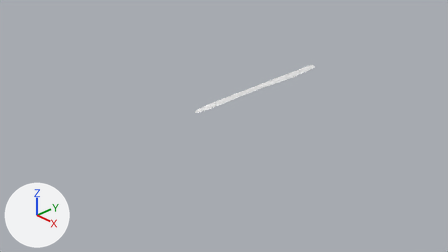
The Blender file DinnerKnife.blend: old version first, new version second.
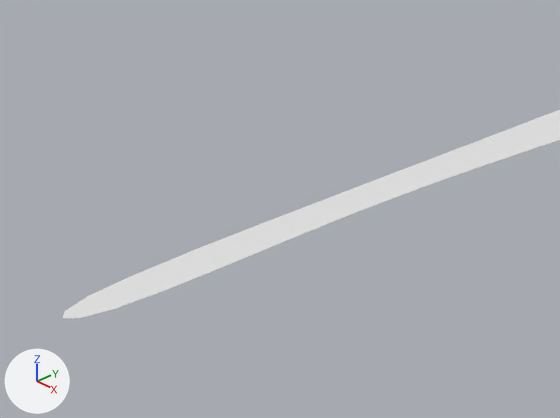
Each version appears first from the file's camera 'Camera', and next in a close-up on the part from 41% to 64% of the width and 22% to 52% of the height. The axes (+X, +Y, +Z) are drawn at lower left. The lights are the same throughout.

The first close-up shows '平面'.
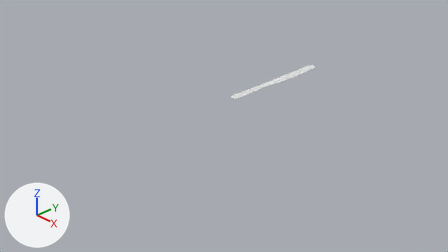
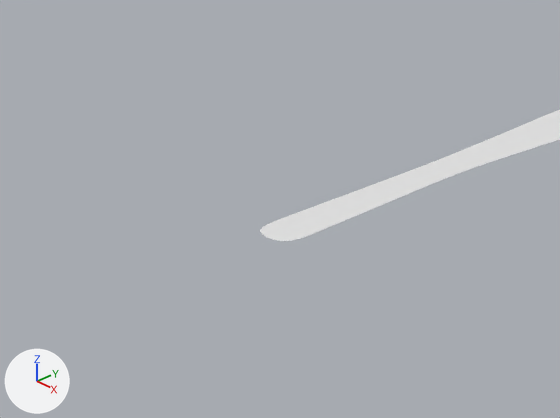
Commit message: ナイフモデリング中

Location of each change, (x1, y1, x2, y2) in pixels of the close-ups (560 x 418 px):
'平面', reshaped: before (62, 110, 560, 319); after (260, 110, 560, 241)
part 1 of me_平面, built on: before (62, 198, 359, 319); after (260, 153, 484, 241)

Patch to the scene script:
```diff
--- a/DinnerKnife.blend.py
+++ b/DinnerKnife.blend.py
@@ me_平面 @@
 me_平面.from_pydata(...)  # 144 vertices, 70 faces, 1 loose edge; spans x -0.8..-0.56, y -0.09..1.72, z 0.0
 # used by ob_平面; location = (0.0, 0.0, 0.0); scale = (1.0, 2.0, 1.0)
 # verts and faces of me_平面; kept vertices keep their numbers, new ones are numbered from 144
 # before: 0 (-0.8, 0.67, 0.0), 1 (-0.8, -0.09, 0.0), 2 (-0.56, -0.09, 0.0), 3 (-0.67, 0.67, 0.0), 142 (-0.8, -0.09, 0.0)
 # before: 143 (-0.56, -0.09, 0.0)
+# me_平面 part 1
+delete_vertices([1, 2, 142, 143])  # with the faces that use them
+verts[0] = (-0.77, 0.95, 0.0)  # moved
+verts[3] = (-0.63, 0.95, 0.0)  # moved
+verts[144] = (-0.62, 0.78, 0.0)
+verts[145] = (-0.61, 0.61, 0.0)
+verts[148] = (-0.78, 0.43, 0.0)
+verts[149] = (-0.59, 0.43, 0.0)
+verts[150] = (-0.77, 0.78, 0.0)
+verts[151] = (-0.78, 0.61, 0.0)
+verts[152] = (-0.78, 0.52, 0.0)
+verts[153] = (-0.6, 0.52, 0.0)
+faces += [(0, 150, 144, 3), (145, 151, 152, 153), (144, 150, 151, 145), (148, 149, 153, 152)]
```
